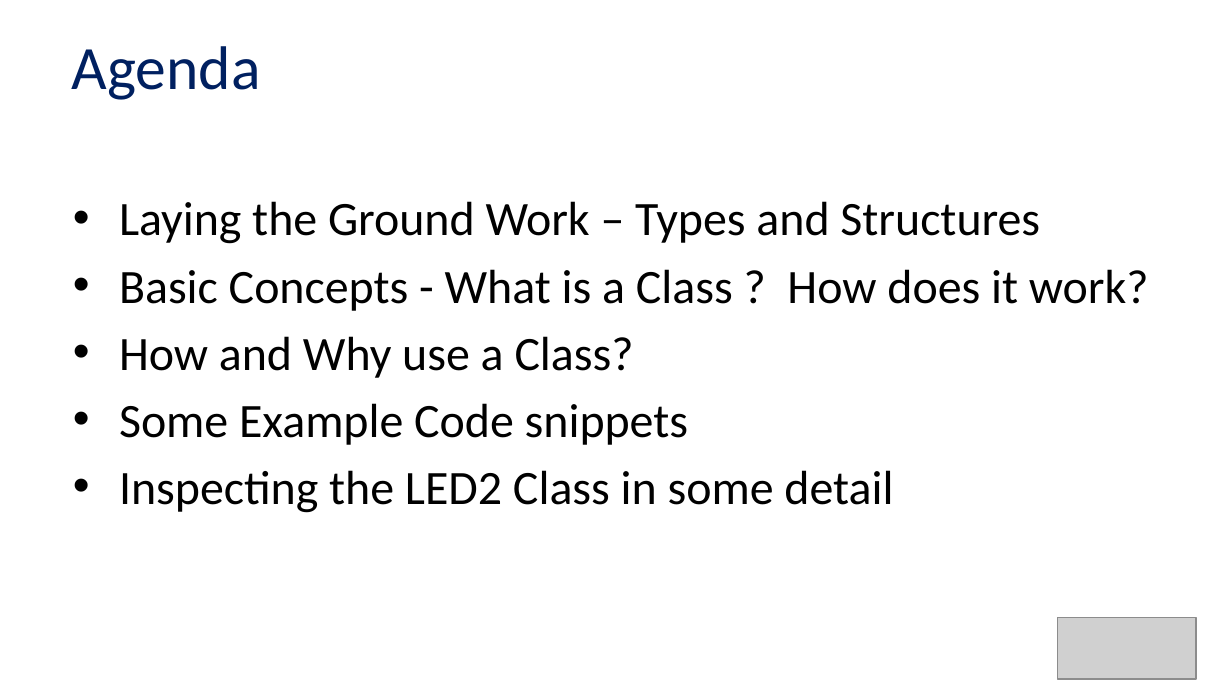
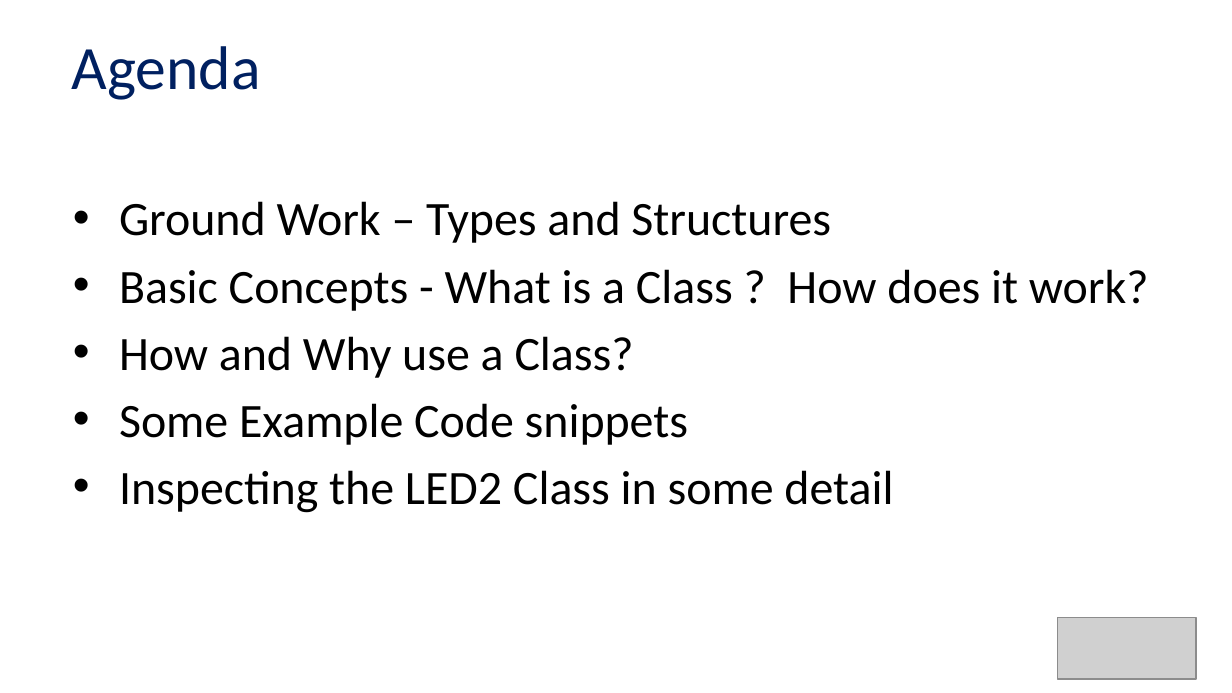
Before and after one commit to Alan-Lomax/MERG-SIG-Presentations, a slide deck: slide 2 of Part 4 - Introduction to Class Programming.pptx. Drawn at 1232x693 pixels with LibreOffice and Linux fonts; fonts in the diff are those of the drawing; grey boxes stand for pictures; background and template pictures are left out. Boxes give left, top, right and bottom in pixels: in the first picture for what was removed or moved away, otherwise in the second. Text is boxed around its words. In the diff, an @@ line names an element or a change of style, - is before the commit and + after.

Commit message:
Update Part 4 - Introduction to Class Programming.pptx
Updated to better integrate following from Chris Sharps MERG presentation on structures (Oct 26 2021)

```diff
--- a/Part 4 - Introduction to Class Programming.pptx
+++ b/Part 4 - Introduction to Class Programming.pptx
@@ text at bbox=[119, 201, 831, 243]: text changed @@
-• Laying the Ground Work – Types and Structures
+• Ground Work – Types and Structures
```
Also in this commit, not shown: 4 other slides changed, 4 slides added, 1 slide removed.
